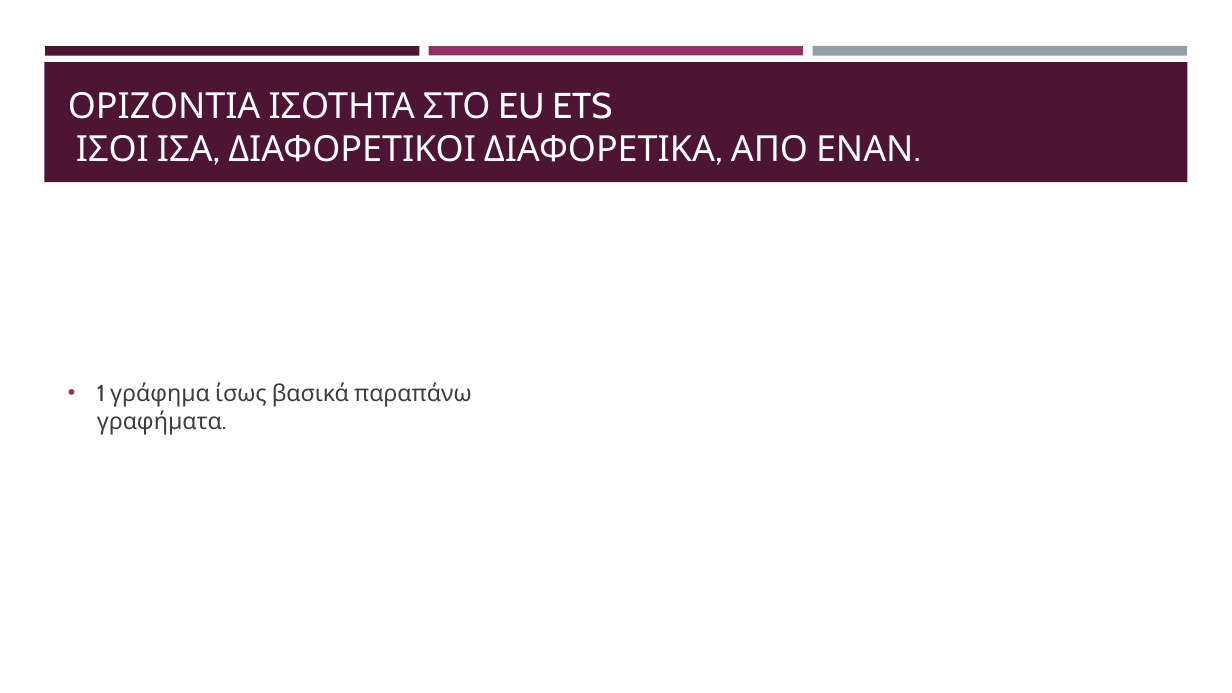
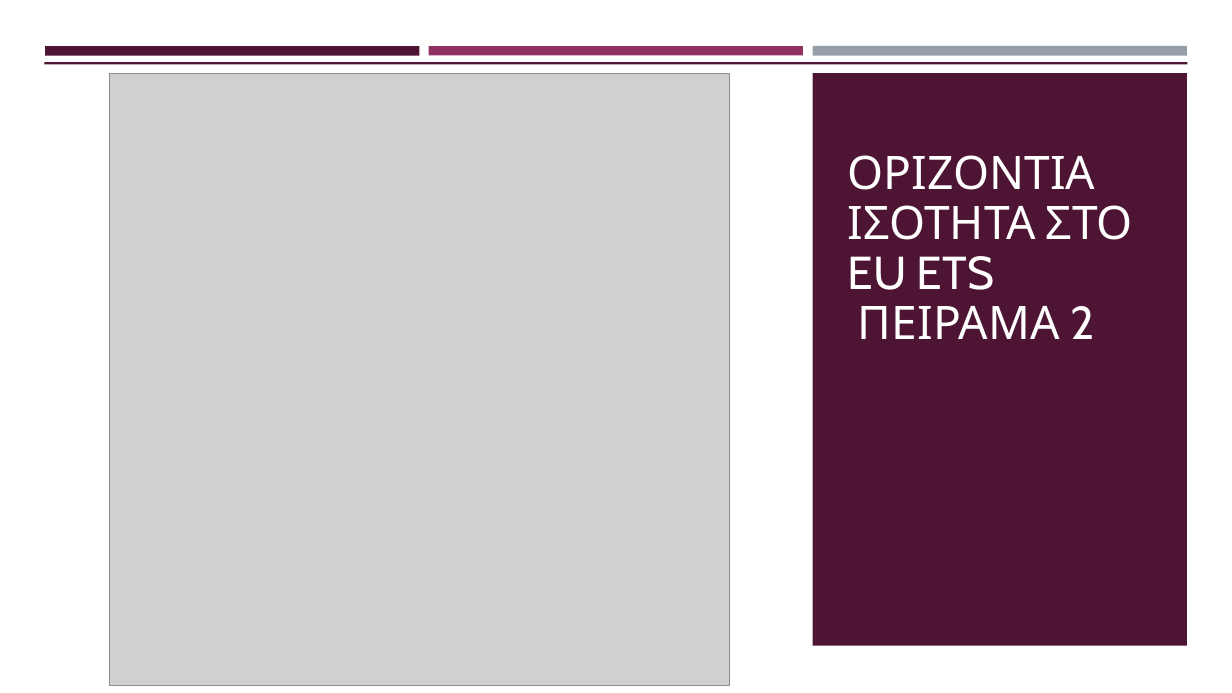
Before and after one commit to kwpap/Diplomatiki_kwpap_step_1, a slide deck: slide 13 of Thesis/Παρουσίαση.pptx (slide 11 before the commit). Drawn at 1232x693 pixels with LibreOffice and Linux fonts; fonts in the diff are those of the drawing; grey boxes stand for pictures. Boxes give left, top, right and bottom in pixels: in the first picture for what was removed or moved away, otherwise in the second. Text is boxed around its words. In the diff, an @@ line names an element or a change of style, - is before the commit and + after.

```diff
--- a/Thesis/Παρουσίαση.pptx
+++ b/Thesis/Παρουσίαση.pptx
@@ rectangle added at (0,65,1232,693), fill #FFFFFF @@
@@ picture added at (109,73,729,686) @@
@@ rectangle added at (812,73,1187,646), fill #4D1434 @@
@@ title at (848,155,1133,339): text changed; size 28 to 36 pt @@
-ΟΡΙΖΟΝΤΙΑ ΙΣΟΤΗΤΑ ΣΤΟ EU ETS
-ΙΣΟΙ ΙΣΑ, ΔΙΑΦΟΡΕΤΙΚΟΙ ΔΙΑΦΟΡΕΤΙΚΑ, ΑΠΟ ΕΝΑΝ.
+ΟΡΙΖΟΝΤΙΑ ΙΣΟΤΗΤΑ ΣΤΟ EU ETS
+ΠΕΙΡΑΜΑ 2
@@ text removed at (97,382,472,435) @@
-• 1 γράφημα ίσως βασικά παραπάνω γραφήματα.
```
Also in this commit, not shown: 19 other slides changed, 16 slides added, 4 slides removed, 2 other files.
